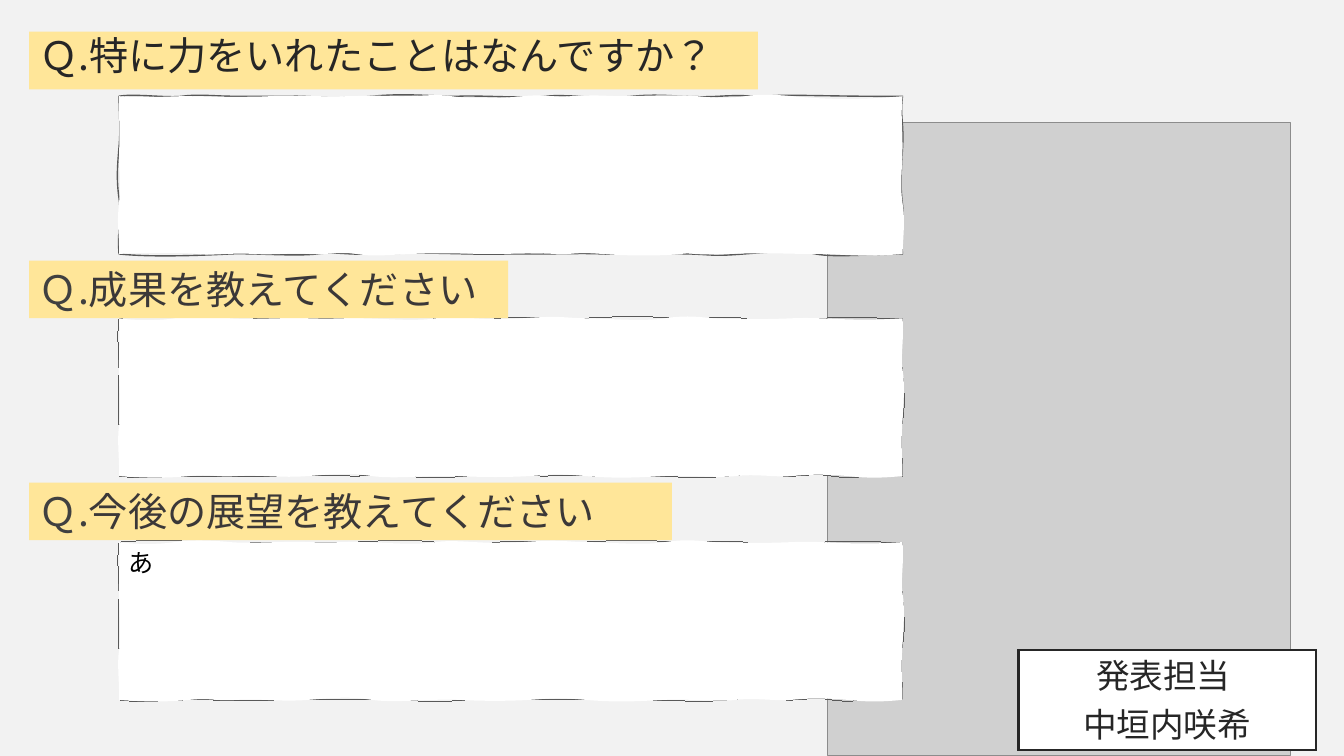
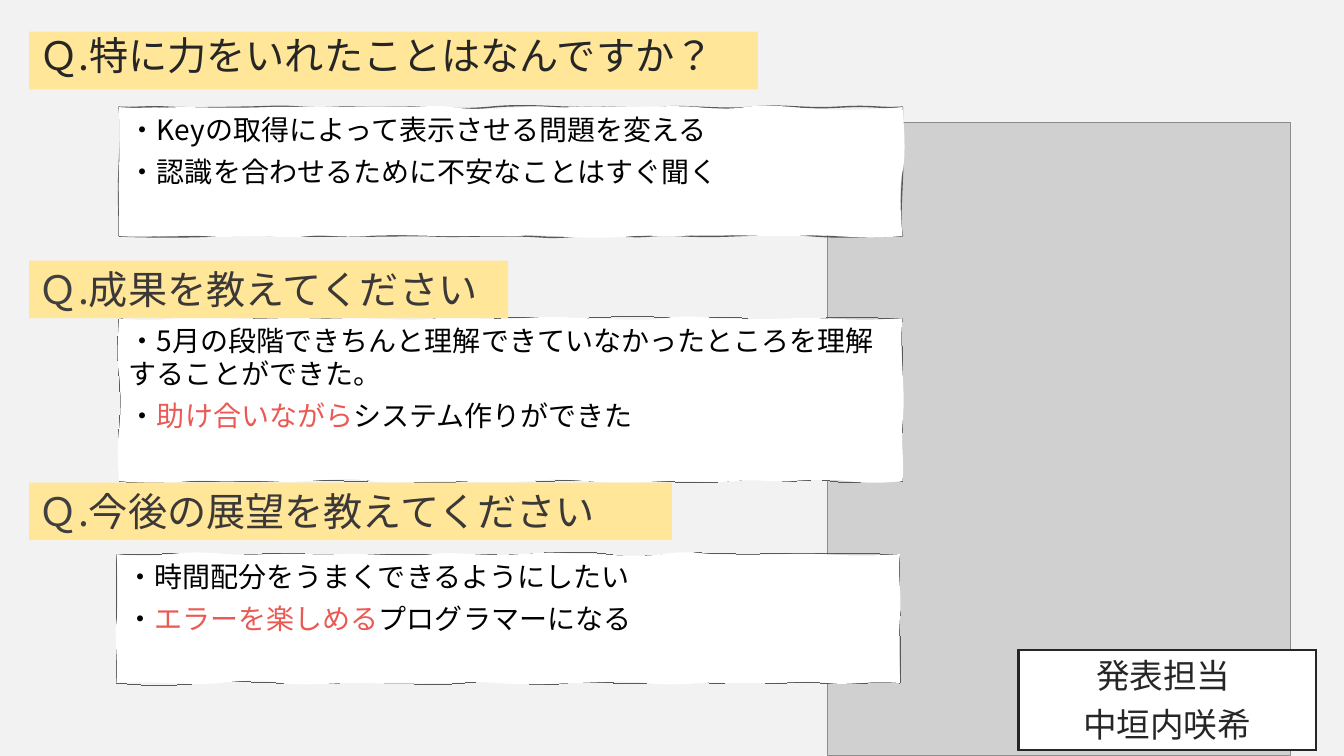
Before and after one commit to DOJO-2021/C-2, a slide deck: slide 19 of documents/SkyNHプレゼンテーションひな形4.pptx. Drawn at 1344x756 pixels with LibreOffice and Linux fonts; fonts in the diff are those of the drawing; grey boxes stand for pictures. Boxes give left, top, right and bottom in pixels: in the first picture for what was removed or moved away, otherwise in the second. Text is boxed around its words. In the diff, an @@ line names an element or a change of style, - is before the commit and + after.

```diff
--- a/documents/SkyNHプレゼンテーションひな形4.pptx
+++ b/documents/SkyNHプレゼンテーションひな形4.pptx
@@ freeform shape "・Keyの取得によって表示させる問題を変える": place and size @@
-freeform shape "・Keyの取得によって表示させる問題を変える" at <box>119,96,902,254</box>
+freeform shape "・Keyの取得によって表示させる問題を変える" at <box>119,107,902,236</box>
@@ text in freeform shape at <box>129,116,718,185</box>: text added @@
+・Keyの取得によって表示させる問題を変える
+・認識を合わせるために不安なことはすぐ聞く
@@ freeform shape "・5月の段階できちんと理解できていなかったところを理解することができた。": place and size @@
-freeform shape "・5月の段階できちんと理解できていなかったところを理解することができた。" at <box>119,319,902,477</box>
+freeform shape "・5月の段階できちんと理解できていなかったところを理解することができた。" at <box>119,319,902,482</box>
@@ text in freeform shape at <box>129,327,874,429</box>: text added @@
+・5月の段階できちんと理解できていなかったところを理解することができた。
+・助け合いながらシステム作りができた
@@ freeform shape "・時間配分をうまくできるようにしたい": place and size @@
-freeform shape "・時間配分をうまくできるようにしたい" at <box>119,542,902,701</box>
+freeform shape "・時間配分をうまくできるようにしたい" at <box>117,555,900,684</box>
@@ text in freeform shape at <box>126,563,631,631</box>: text changed; size 18 to 20 pt @@
-あ
+・時間配分をうまくできるようにしたい
+・エラーを楽しめるプログラマーになる
```
Also in this commit, not shown: 12 other slides changed, 1 slide removed.
